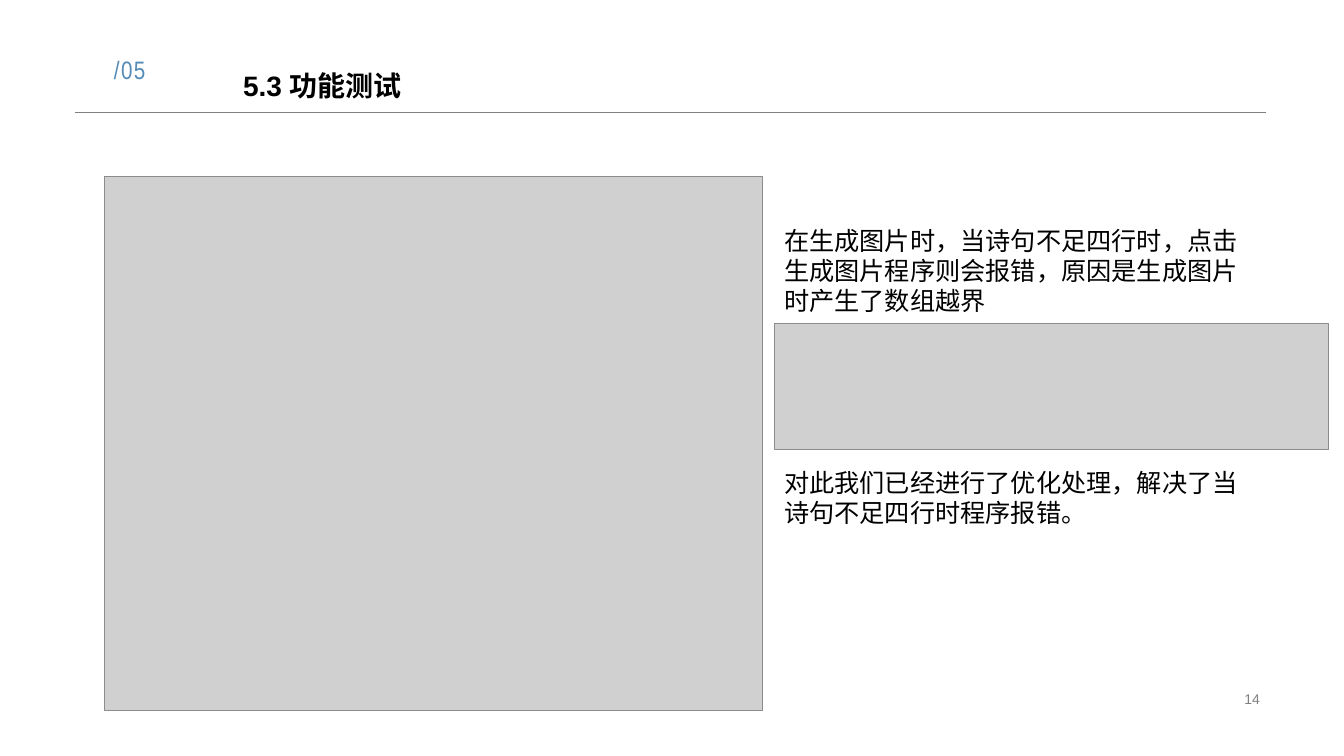
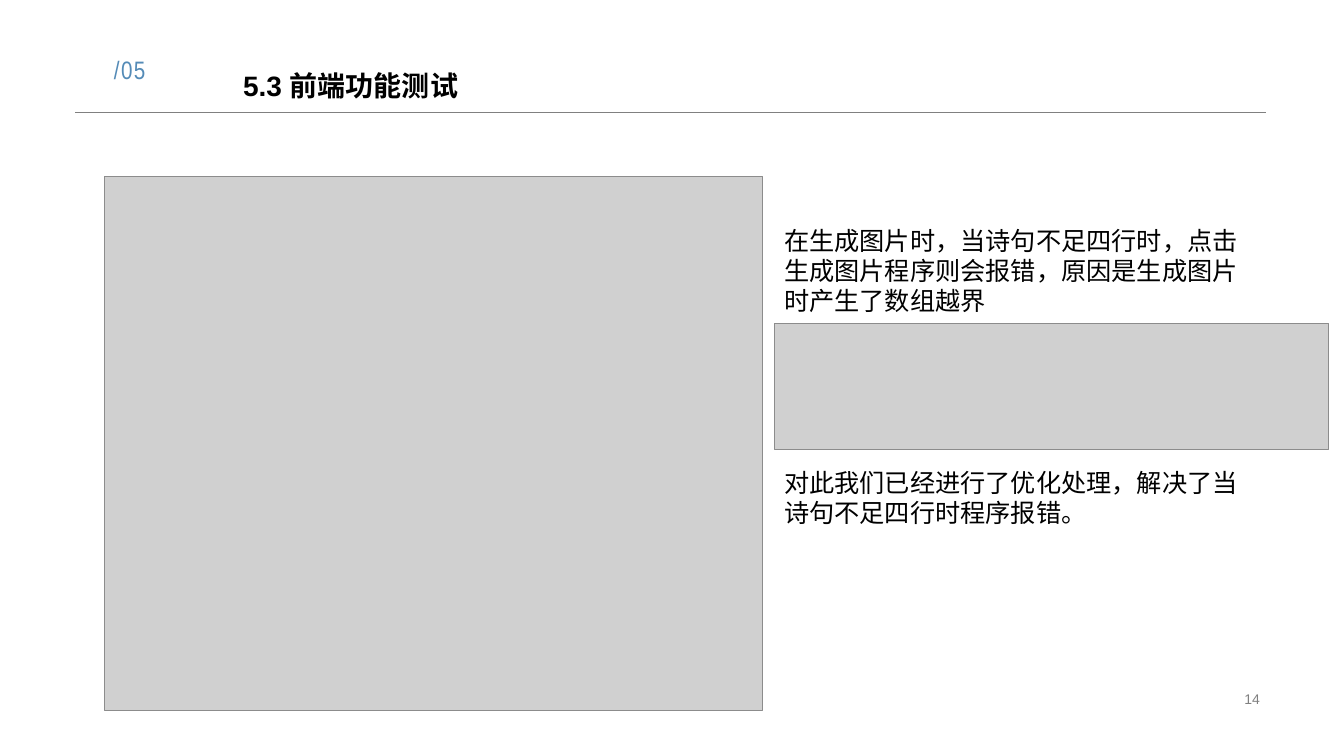
Before and after one commit to poetryexec/poetry, a slide deck: slide 14 of RelationDocuments/8组_唐诗生成系统的设计与实现.pptx. Drawn at 1344x756 pixels with LibreOffice and Linux fonts; fonts in the diff are those of the drawing; grey boxes stand for pictures. Boxes give left, top, right and bottom in pixels: in the first picture for what was removed or moved away, otherwise in the second. Text is boxed around its words. In the diff, an @@ line names an element or a change of style, - is before the commit and + after.

```diff
--- a/RelationDocuments/8组_唐诗生成系统的设计与实现.pptx
+++ b/RelationDocuments/8组_唐诗生成系统的设计与实现.pptx
@@ text at [243, 72, 458, 99]: text changed @@
-5.3 功能测试
+5.3 前端功能测试
```
Also in this commit, not shown: 1 slide added.
